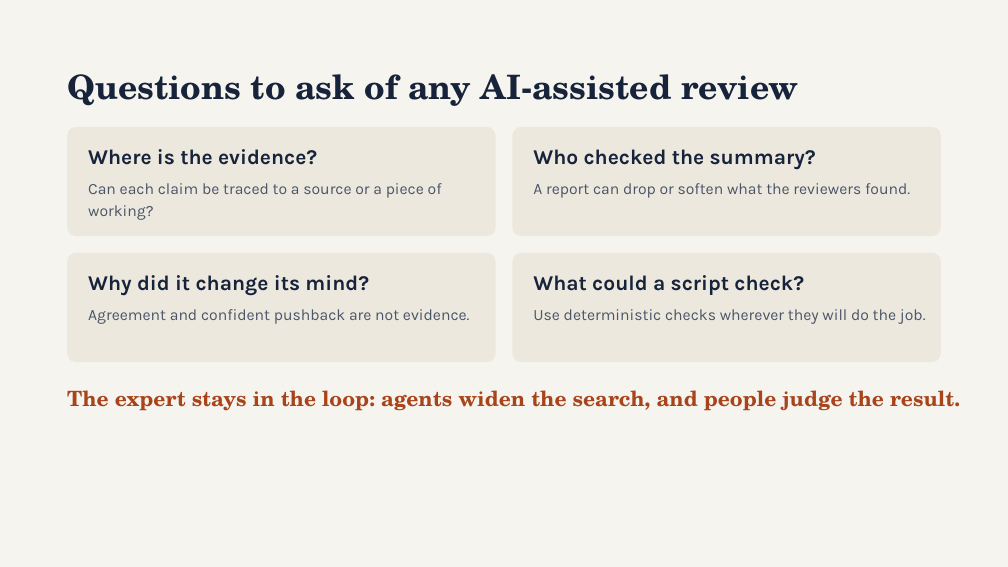
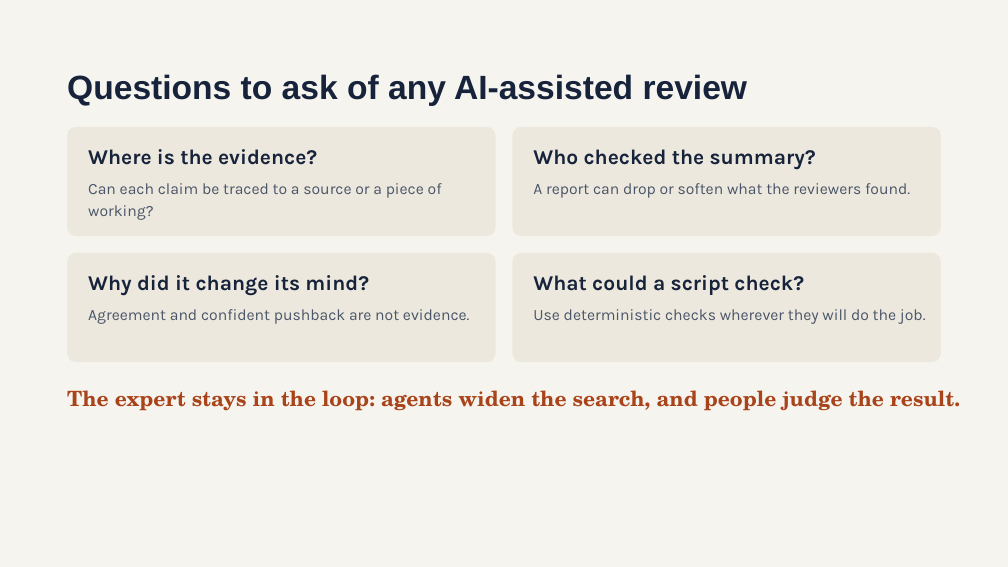
Before and after one commit to nicholas-owen/DMP-Agentic-RDM-Demo, a slide deck: slide 22 of Agents as a Review Panel.pptx. Drawn at 1008x567 pixels with LibreOffice and Linux fonts; fonts in the diff are those of the drawing. Boxes give left, top, right and bottom in pixels: in the first picture for what was removed or moved away, otherwise in the second. Text is boxed around its words. In the diff, an @@ line names an element or a change of style, - is before the commit and + after.

```diff
--- a/Agents as a Review Panel.pptx
+++ b/Agents as a Review Panel.pptx
@@ title "Questions to ask of any ..." at (67,74,748,106): font TeX Gyre Schola to Arial @@
```
Also in this commit, not shown: 22 other slides changed, 3 other files.
